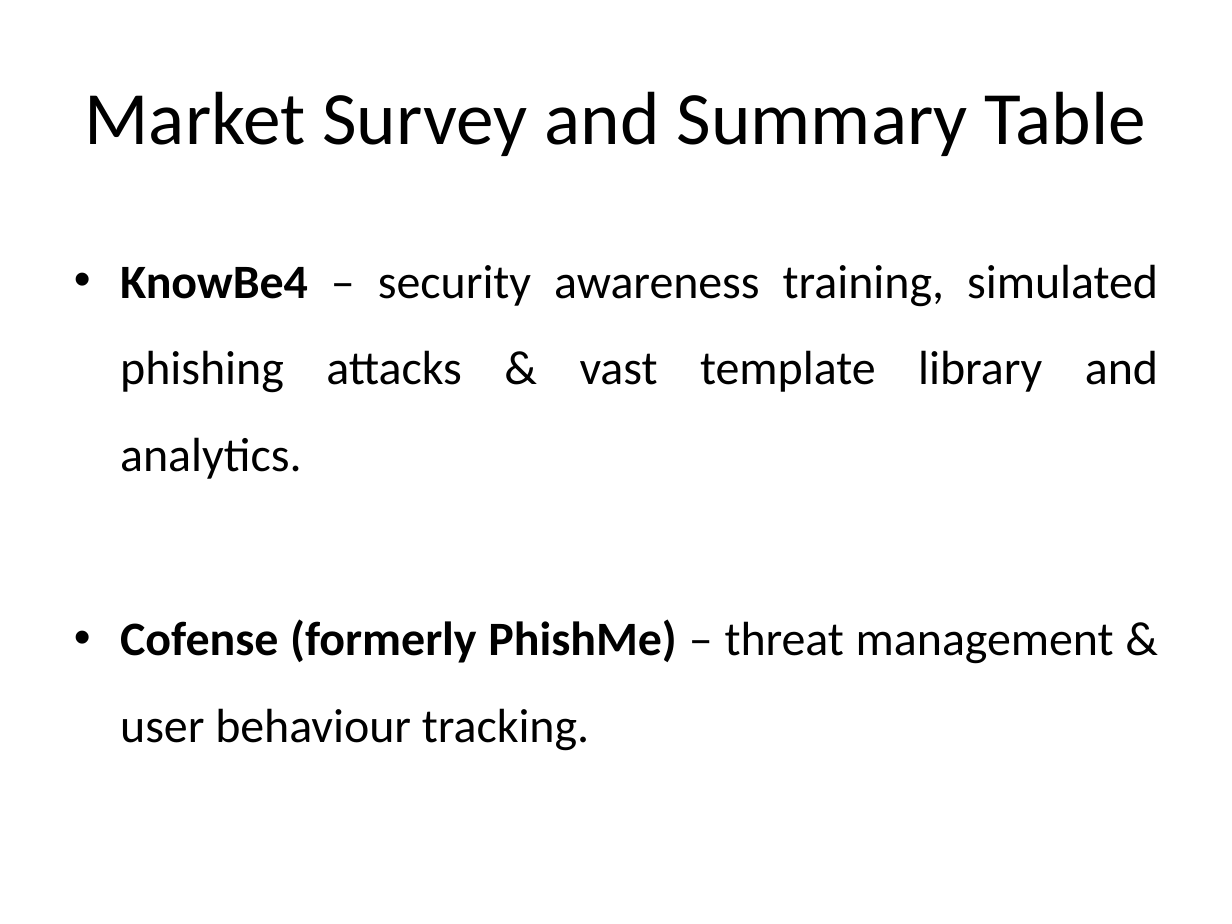
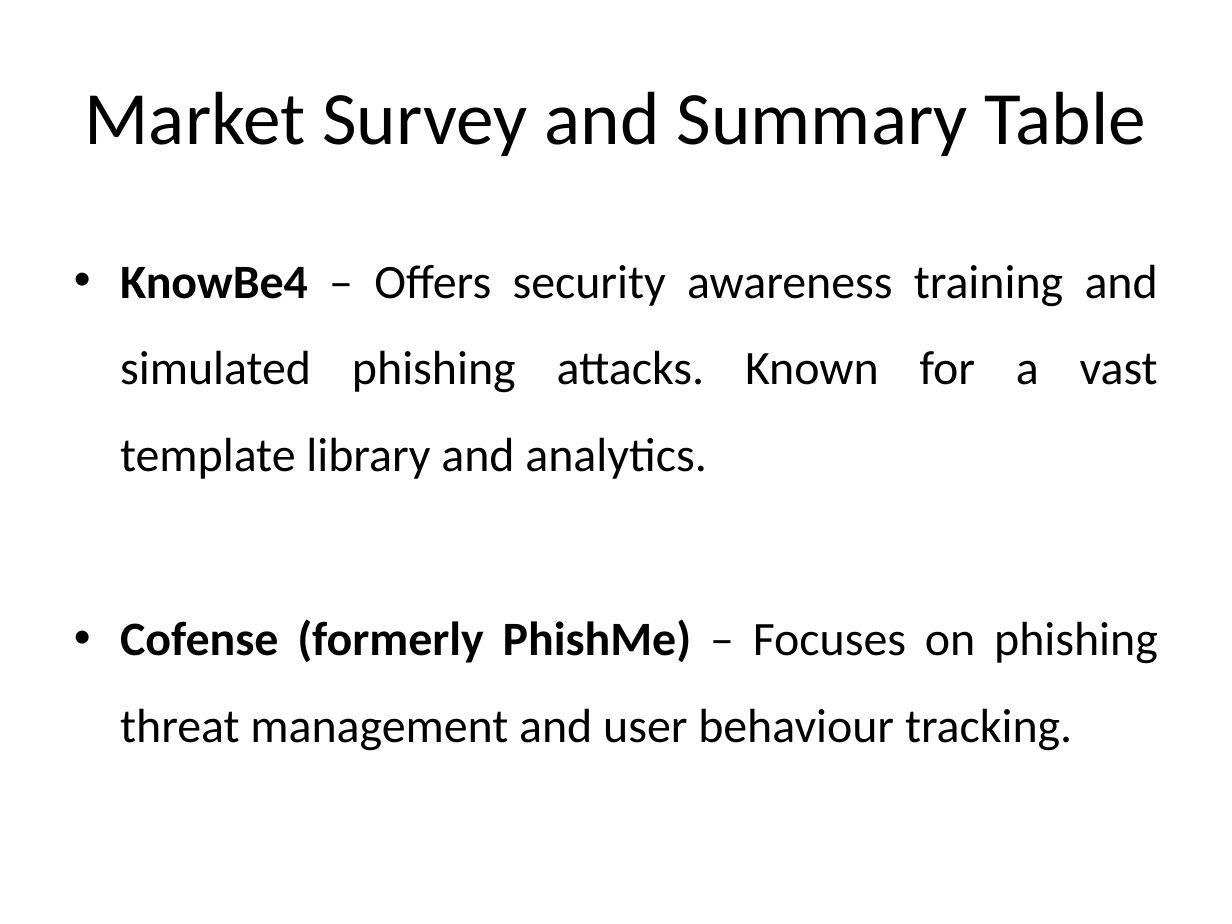
Before and after one commit to xhani890/PhishNet, a slide deck: slide 10 of Documentation/Templates/Template #7/Template #7 - Final Project Presentation - 8.0.pptx. Drawn at 1232x924 pixels with LibreOffice and Linux fonts; fonts in the diff are those of the drawing; background and template pictures are left out. Boxes give left, top, right and bottom in pixels: in the first picture for what was removed or moved away, otherwise in the second. Text is boxed around its words. In the diff, an @@ line names an element or a change of style, - is before the commit and + after.

Commit message:
Uploadinng Template #7 - Final Project Presenation - 8.0 - Content Modified

```diff
--- a/Documentation/Templates/Template #7/Template #7 - Final Project Presentation - 8.0.pptx
+++ b/Documentation/Templates/Template #7/Template #7 - Final Project Presentation - 8.0.pptx
@@ text at [120, 264, 1158, 751]: text changed @@
-• KnowBe4 – security awareness training, simulated phishing attacks & vast template library and analytics.
-• Cofense (formerly PhishMe) – threat management & user behaviour tracking.
+• KnowBe4 – Offers security awareness training and simulated phishing attacks. Known for a vast template library and analytics.
+• Cofense (formerly PhishMe) – Focuses on phishing threat management and user behaviour tracking.
```
Also in this commit, not shown: 29 other slides changed, 1 slide added, 4 slides removed.
